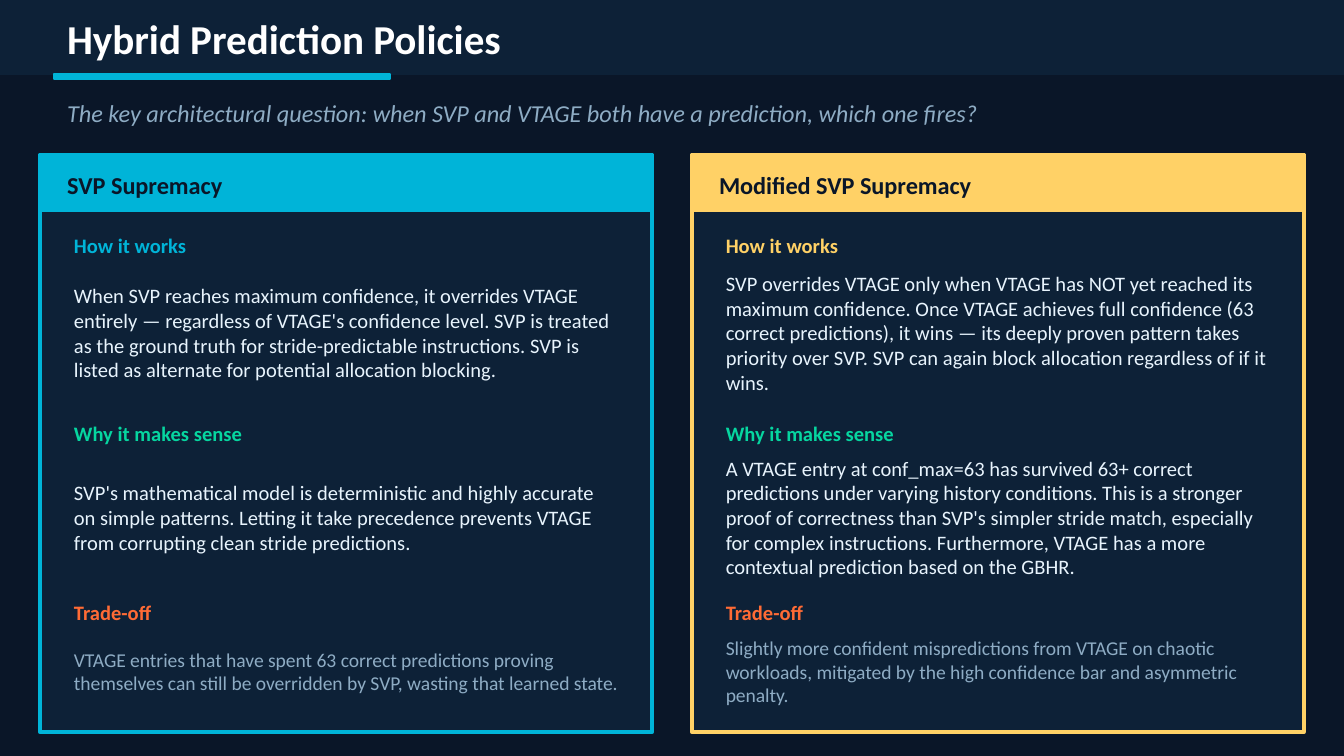
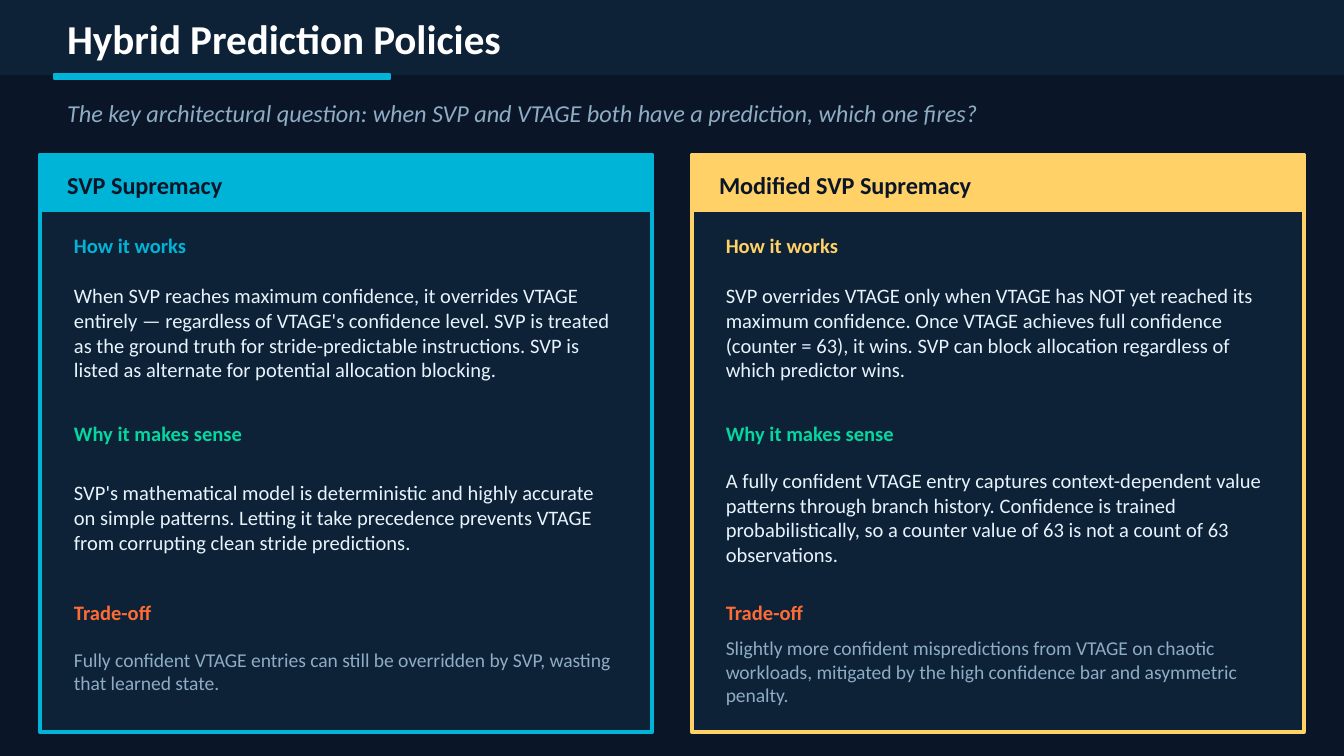
Before and after one commit to atshah29/aadesh-portfolio, a slide deck: slide 6 of public/assets/value-predictor-slides.pptx. Drawn at 1344x756 pixels with LibreOffice and Linux fonts; fonts in the diff are those of the drawing. Boxes give left, top, right and bottom in pixels: in the first picture for what was removed or moved away, otherwise in the second. Text is boxed around its words. In the diff, an @@ line names an element or a change of style, - is before the commit and + after.

```diff
--- a/public/assets/value-predictor-slides.pptx
+++ b/public/assets/value-predictor-slides.pptx
@@ text at (x1=726, y1=288, x2=1253, y2=381): text changed @@
-SVP overrides VTAGE only when VTAGE has NOT yet reached its maximum confidence. Once VTAGE achieves full confidence (63 correct predictions), it wins — its deeply proven pattern takes priority over SVP. SVP can again block allocation regardless of if it wins.
+SVP overrides VTAGE only when VTAGE has NOT yet reached its maximum confidence. Once VTAGE achieves full confidence (counter = 63), it wins. SVP can block allocation regardless of which predictor wins.
@@ text at (x1=726, y1=473, x2=1261, y2=562): text changed @@
-A VTAGE entry at conf_max=63 has survived 63+ correct predictions under varying history conditions. This is a stronger proof of correctness than SVP's simpler stride match, especially for complex instructions. Furthermore, VTAGE has a more contextual prediction based on the GBHR.
+A fully confident VTAGE entry captures context-dependent value patterns through branch history. Confidence is trained probabilistically, so a counter value of 63 is not a count of 63 observations.
@@ text at (x1=74, y1=653, x2=611, y2=690): text changed @@
-VTAGE entries that have spent 63 correct predictions proving themselves can still be overridden by SVP, wasting that learned state.
+Fully confident VTAGE entries can still be overridden by SVP, wasting that learned state.
```
Also in this commit, not shown: 5 other slides changed, 4 other files.
